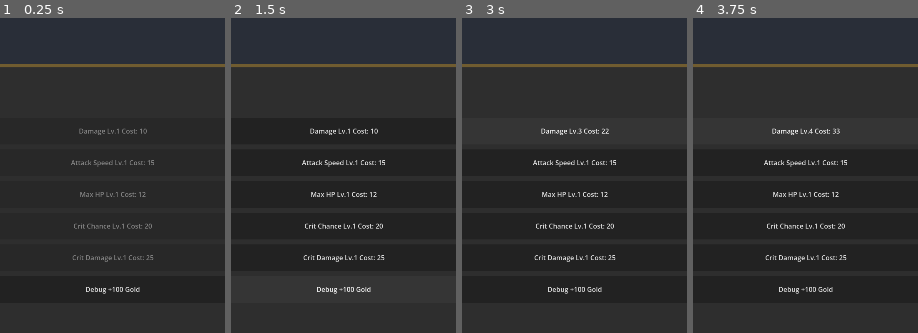
Above: before the commit, frames 1-4 (left to right).
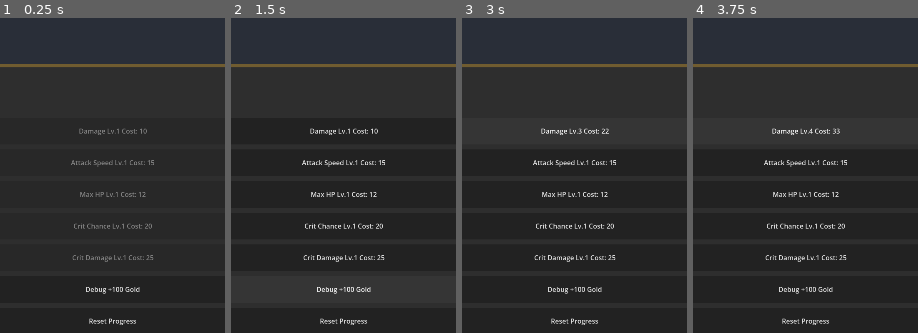
Above: after the commit, the same moments.

Repository: kim-nik/idle-rpg
Game: Godot game, scene res://scenes/Main.tscn
The game is run twice, just before and just after one commit, with the same random seed, the same clock (stepped at 60 frames per second) and the same inputs.
Inputs (mouse positions are % of the whole screen's width and height, from its top left):
- Up to frame 1 (0.25 s): no input
- Up to frame 2 (1.5 s): click (50, 77) at 0.5 s, where only the run after the commit has a clickable "Reset Progress"; click "Debug +100 Gold" at 1.25 s
- Up to frame 3 (3 s): click "Damage Lv.1 Cost: 10" at 2 s; click "Damage Lv.2 Cost: 15" at 2.75 s
- Up to frame 4 (3.75 s): click "Damage Lv.3 Cost: 22" at 3.5 s
The pictures show only the part of the screen within x 25-75%, y 29-79%; the shares and areas given below are measured in that part.

The runs differ from the first frame. In frame 1, 0.2% of the frame differs, in the area x 39-61%, y 95-98%; in frame 2, 0.2%; in frame 3, 0.2%; in frame 4, 0.2%.

Commit message:
Add reset progress button and smoke test coverage

Diff:
--- a/scenes/UI.tscn
+++ b/scenes/UI.tscn
@@ -88,3 +88,9 @@
 size_flags_horizontal = 3
 custom_minimum_size = Vector2(0, 64)
 text = "Debug +100 Gold"
+
+[node name="ResetProgressButton" type="Button" parent="Panel/MarginContainer/Content/UpgradeContainer"]
+layout_mode = 2
+size_flags_horizontal = 3
+custom_minimum_size = Vector2(0, 64)
+text = "Reset Progress"
--- a/scripts/smoke_test.gd
+++ b/scripts/smoke_test.gd
@@ -30,6 +30,7 @@
 	await _record_test("hero baseline stats", test_hero_baseline_stats())
 	await _record_test("debug screenshot", await test_debug_screenshot())
 	await _record_test("debug gold button", test_debug_gold_button())
+	await _record_test("reset progress button", test_reset_progress_button())
 	await _record_test("upgrade purchase flow", test_upgrade_purchase_flow())
 	await _record_test("save roundtrip", test_save_roundtrip())
 	await _record_test("monster spawn and combat", await test_monster_spawn_and_combat())
@@ -152,11 +153,15 @@
 
 	var upgrade_container = main_scene.get_node_or_null("UIArea/Panel/MarginContainer/Content/UpgradeContainer") as VBoxContainer
 	var debug_button = main_scene.get_node_or_null("UIArea/Panel/MarginContainer/Content/UpgradeContainer/DebugGoldButton") as Button
-	if upgrade_container == null or debug_button == null:
-		push_error("Upgrade stack or debug button is missing")
+	var reset_button = main_scene.get_node_or_null("UIArea/Panel/MarginContainer/Content/UpgradeContainer/ResetProgressButton") as Button
+	if upgrade_container == null or debug_button == null or reset_button == null:
+		push_error("Upgrade stack or utility buttons are missing")
 		return false
 	if debug_button.get_parent() != upgrade_container:
 		push_error("Debug button is not inside the upgrade stack")
+		return false
+	if reset_button.get_parent() != upgrade_container:
+		push_error("Reset button is not inside the upgrade stack")
 		return false
 
 	for child in upgrade_container.get_children():
@@ -193,6 +198,47 @@
 
 	if save_manager.save_data.gold != 100:
 		push_error("Debug gold button did not add 100 gold")
+		return false
+
+	return true
+
+func test_reset_progress_button() -> bool:
+	var ui = main_scene.get_node_or_null("UIArea")
+	var hero = _get_hero()
+	if ui == null or not ui.has_method("_on_reset_progress_clicked") or hero == null:
+		push_error("UI reset progress action is unavailable")
+		return false
+
+	save_manager.save_data.gold = 345
+	save_manager.save_data.damage_level = 4
+	save_manager.save_data.attack_speed_level = 3
+	save_manager.save_data.max_hp_level = 5
+	save_manager.save_data.crit_chance_level = 2
+	save_manager.save_data.crit_damage_level = 6
+	save_manager.save_data.wave = 8
+	save_manager.save_data.monsters_killed = 7
+	upgrade_system.load_from_save()
+	hero.current_hp = 1
+
+	ui._on_reset_progress_clicked()
+
+	if save_manager.save_data.gold != 0:
+		push_error("Reset did not clear gold")
+		return false
+	if save_manager.save_data.damage_level != 1 or save_manager.save_data.attack_speed_level != 1:
+		push_error("Reset did not restore upgrade levels")
+		return false
+	if save_manager.save_data.max_hp_level != 1 or save_manager.save_data.crit_chance_level != 1 or save_manager.save_data.crit_damage_level != 1:
+		push_error("Reset did not restore all progression levels")
+		return false
+	if save_manager.save_data.wave != 1 or save_manager.save_data.monsters_killed != 0:
+		push_error("Reset did not restore wave progress")
+		return false
+	if upgrade_system.damage_level != 1 or upgrade_system.max_hp_level != 1:
+		push_error("Upgrade system was not refreshed after reset")
+		return false
+	if hero.current_hp != hero.max_hp:
+		push_error("Hero health was not restored after reset")
 		return false
 
 	return true
--- a/scripts/ui_controller.gd
+++ b/scripts/ui_controller.gd
@@ -12,6 +12,7 @@
 @onready var crit_chance_btn: Button = $Panel/MarginContainer/Content/UpgradeContainer/CritChanceButton
 @onready var crit_dmg_btn: Button = $Panel/MarginContainer/Content/UpgradeContainer/CritDmgButton
 @onready var debug_gold_btn: Button = $Panel/MarginContainer/Content/UpgradeContainer/DebugGoldButton
+@onready var reset_progress_btn: Button = $Panel/MarginContainer/Content/UpgradeContainer/ResetProgressButton
 
 var upgrade_system
 var save_manager
@@ -26,6 +27,7 @@
 	crit_chance_btn.pressed.connect(_on_crit_chance_clicked)
 	crit_dmg_btn.pressed.connect(_on_crit_dmg_clicked)
 	debug_gold_btn.pressed.connect(_on_debug_gold_clicked)
+	reset_progress_btn.pressed.connect(_on_reset_progress_clicked)
 
 	_update_ui()
 
@@ -83,6 +85,15 @@
 	save_manager.save()
 	_update_ui()
 
+func _on_reset_progress_clicked() -> void:
+	save_manager.reset()
+	upgrade_system.load_from_save()
+	var hero = get_node_or_null("../CombatArea/Hero")
+	if hero:
+		hero.current_hp = upgrade_system.get_max_hp()
+		hero.update_stats()
+	_update_ui()
+
 func _purchase_upgrade(upgrade_name: String) -> void:
 	if upgrade_system.purchase_upgrade(upgrade_name):
 		save_manager.save()
